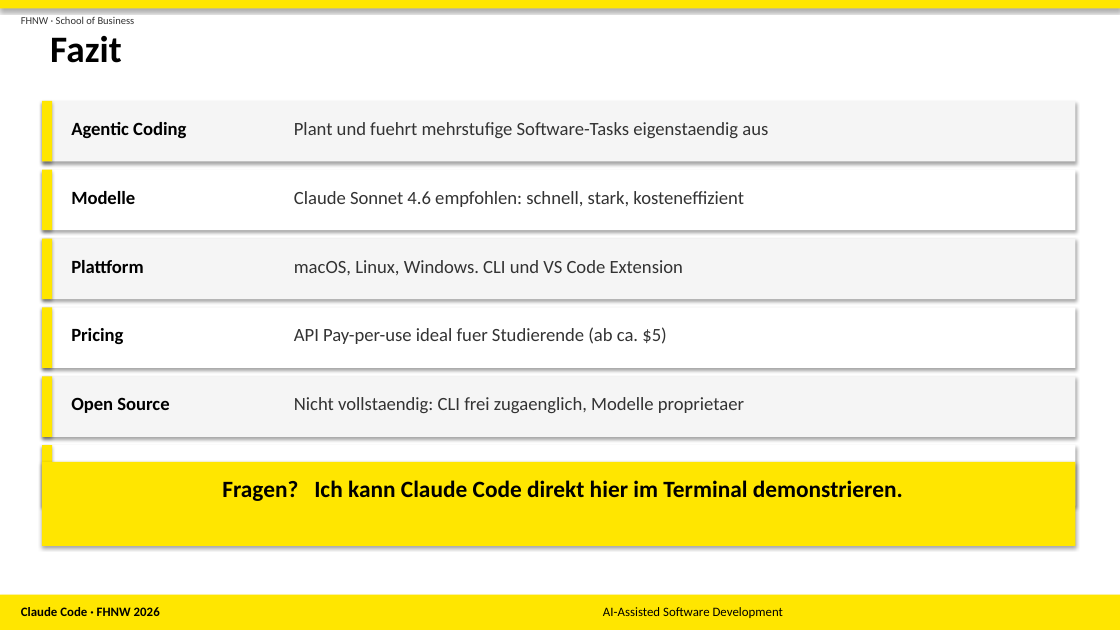
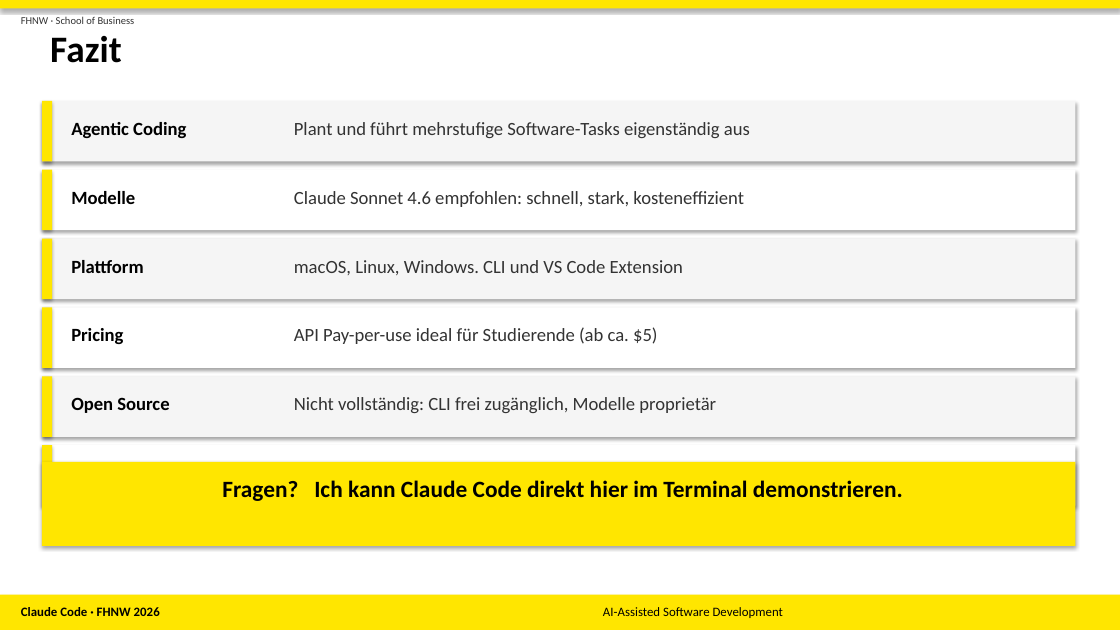
Before and after one commit to SheylaSam/AIASD, a slide deck: slide 8 of Claude_Code_Pitch.pptx. Drawn at 1120x630 pixels with LibreOffice and Linux fonts; fonts in the diff are those of the drawing. Boxes give left, top, right and bottom in pixels: in the first picture for what was removed or moved away, otherwise in the second. Text is boxed around its words. In the diff, an @@ line names an element or a change of style, - is before the commit and + after.

```diff
--- a/Claude_Code_Pitch.pptx
+++ b/Claude_Code_Pitch.pptx
@@ text at (294, 122, 750, 138): text changed @@
-Plant und fuehrt mehrstufige Software-Tasks eigenstaendig aus
+Plant und führt mehrstufige Software-Tasks eigenständig aus
@@ text at (294, 327, 657, 344): text changed @@
-API Pay-per-use ideal fuer Studierende (ab ca. $5)
+API Pay-per-use ideal für Studierende (ab ca. $5)
@@ text at (294, 397, 716, 413): text changed @@
-Nicht vollstaendig: CLI frei zugaenglich, Modelle proprietaer
+Nicht vollständig: CLI frei zugänglich, Modelle proprietär
```
Also in this commit, not shown: 4 other slides changed.
